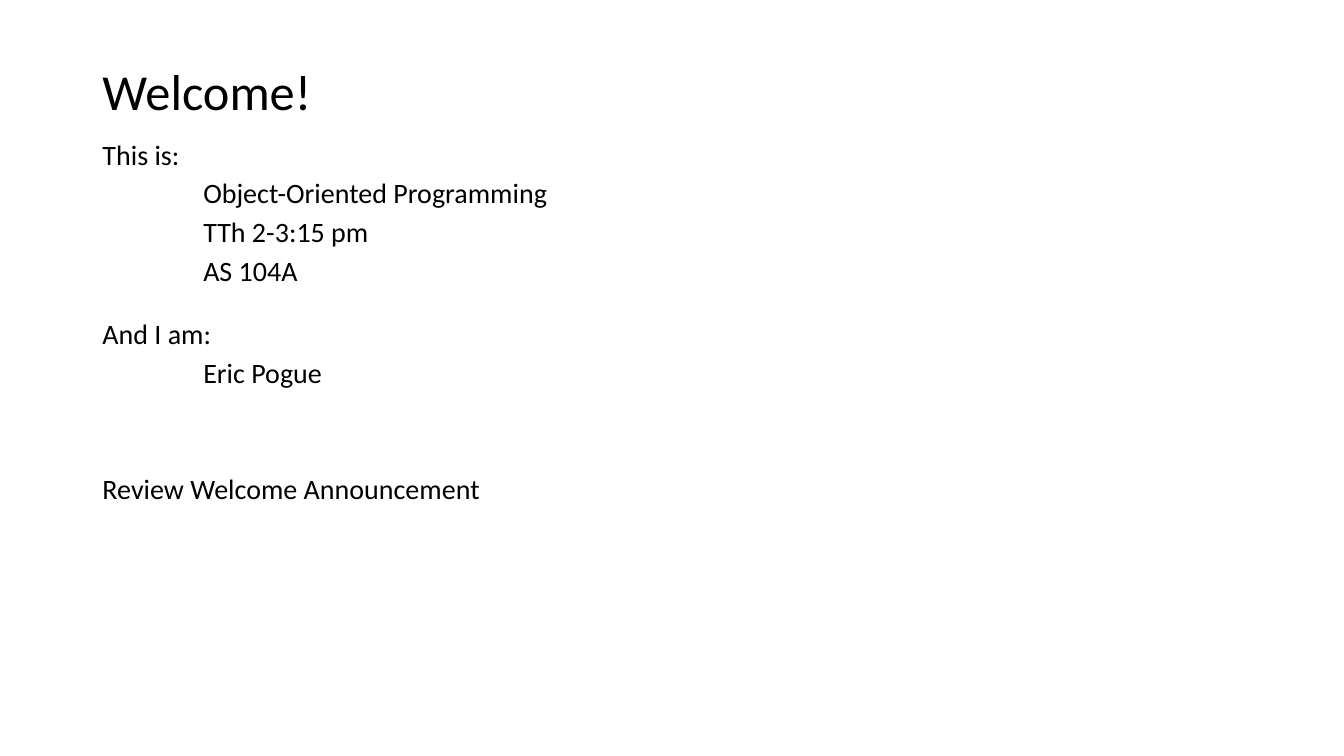
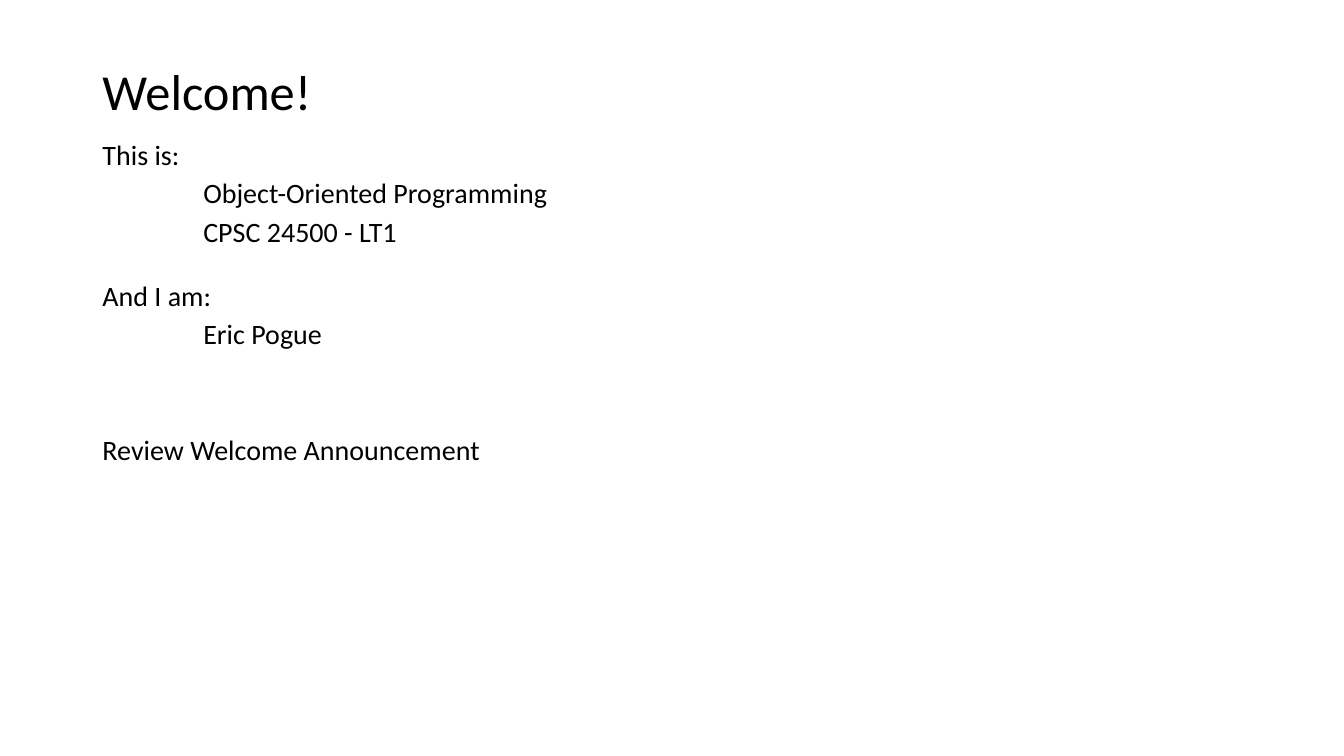
Before and after one commit to jamesbaptiste1/cpsc-24500-2019-01-spring-lt1, a slide deck: slide 2 of lecture-presentations/2019-01-15.pptx (slide 3 before the commit). Drawn at 1344x756 pixels with LibreOffice and Linux fonts; fonts in the diff are those of the drawing. Boxes give left, top, right and bottom in pixels: in the first picture for what was removed or moved away, otherwise in the second. Text is boxed around its words. In the diff, an @@ line names an element or a change of style, - is before the commit and + after.

Commit message:
Update file.

```diff
--- a/lecture-presentations/2019-01-15.pptx
+++ b/lecture-presentations/2019-01-15.pptx
@@ text at [203, 223, 397, 243]: text changed @@
-TTh 2-3:15 pm
-AS 104A
+CPSC 24500 - LT1
```
Also in this commit, not shown: 1 slide added, 3 slides removed.
